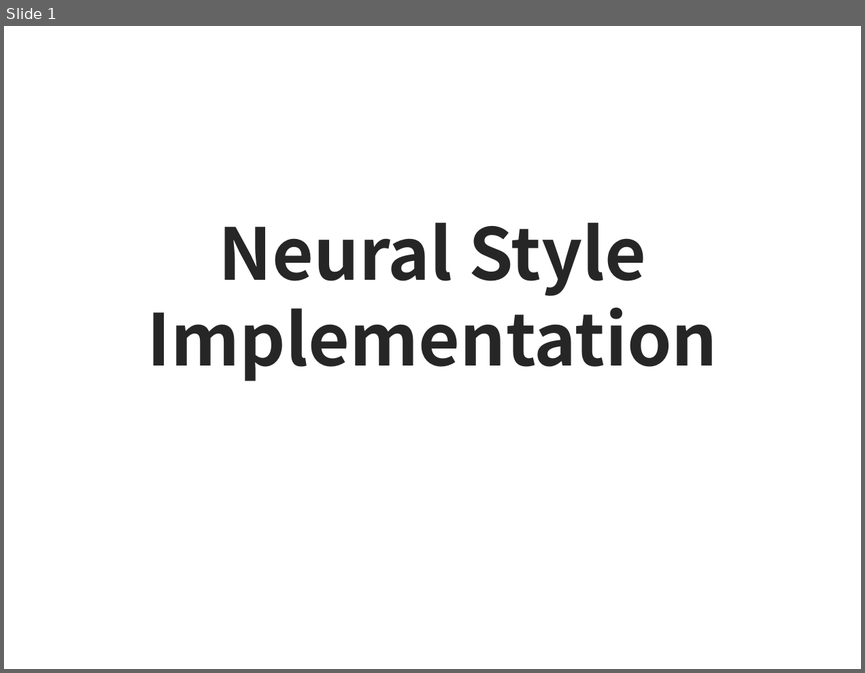
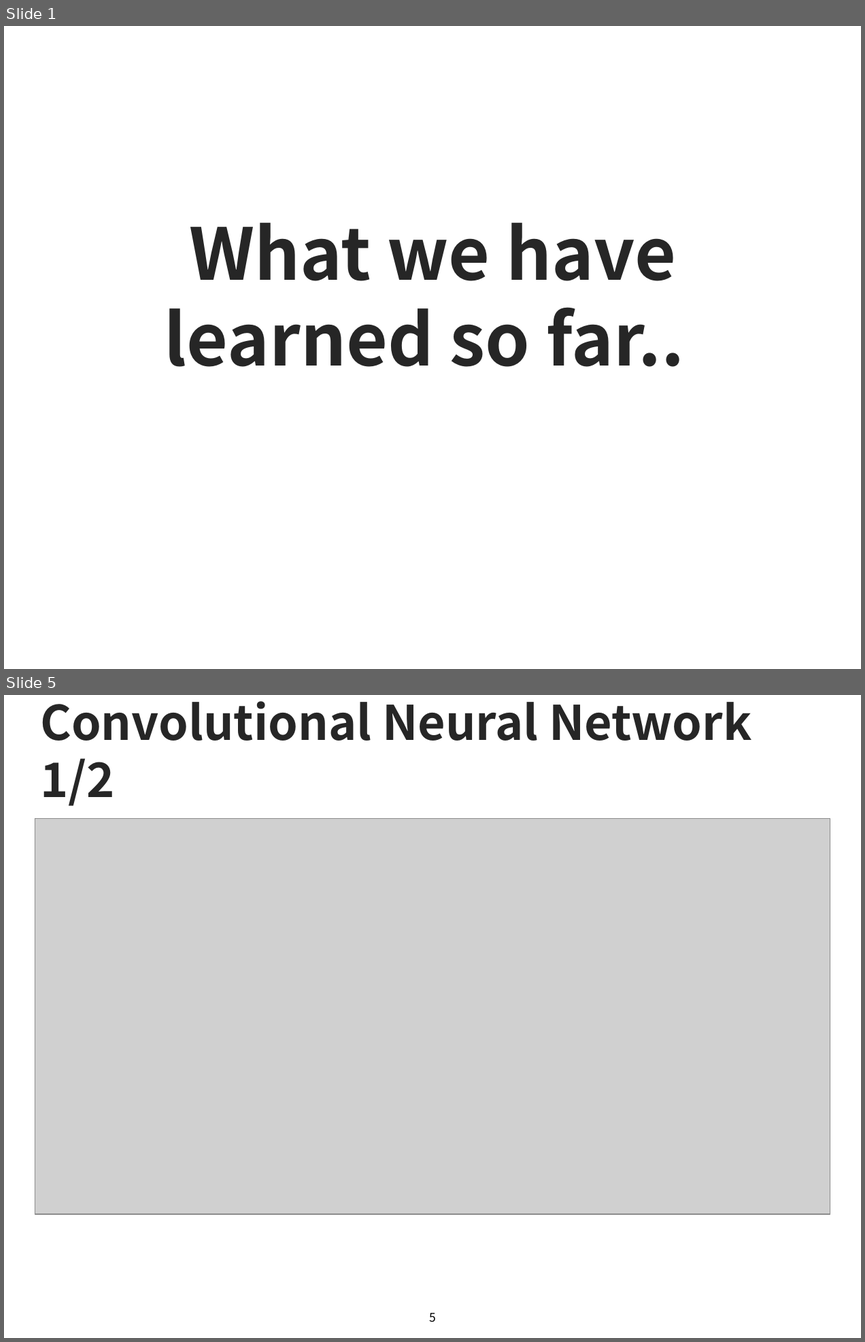
Before and after one commit to sjchoi86/Deep-Learning-101, a slide deck: lecture_notes/Week6-2e What we have learned.pptx. Shown one above the other, each under a label of ours: slide 1 before the commit, slides 1 and 5 after it; the slides between them are not shown. The pictures are 865x673 and 865x1342 pixels, drawn with LibreOffice and Linux fonts; fonts in the diff are those of the drawing; grey boxes stand for pictures. Boxes give left, top, right and bottom in pixels: in the first picture for what was removed or moved away, otherwise in the second. Text is boxed around its words. In the diff, an @@ line names an element or a change of style, - is before the commit and + after.

```diff
--- a/lecture_notes/Week6-2e What we have learned.pptx
+++ b/lecture_notes/Week6-2e What we have learned.pptx
@@ slide 5 added at [4,695,861,1338], background #FFFFFF @@
@@ title added at [40,701,751,806], 40 pt, text #262626, bold @@
+Convolutional Neural Network 1/2
@@ picture added at [35,818,830,1213] @@
@@ page number added at [429,1312,436,1322], 10 pt, text #000000 @@
+5
@@ slide 1 changed as well @@
@@ text at [164,223,684,367]: text changed @@
-Neural Style Implementation
+What we have learned so far..
```
Also in this commit, not shown: 6 other slides added, 7 slides removed, 2 other files.
